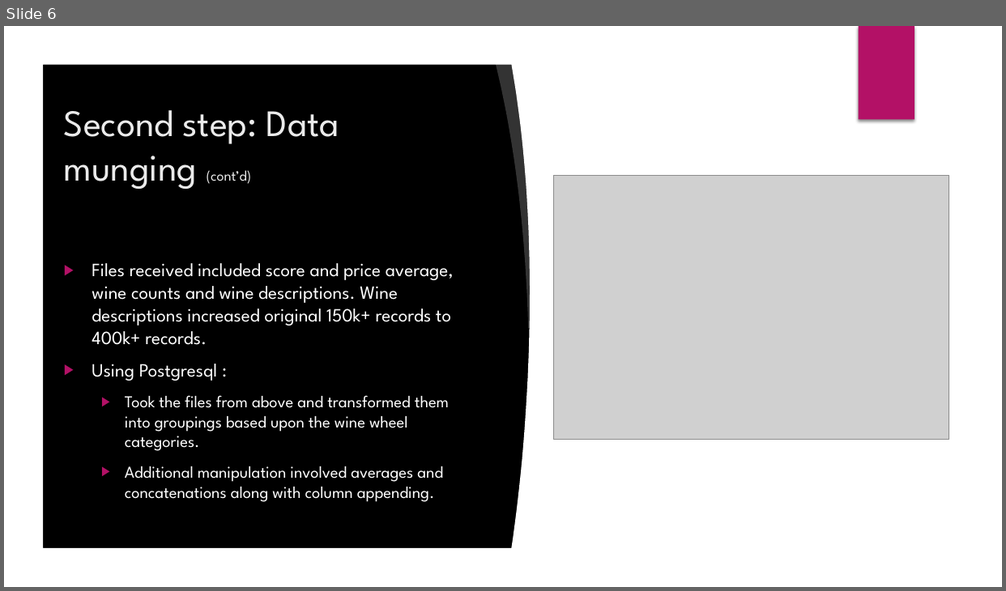
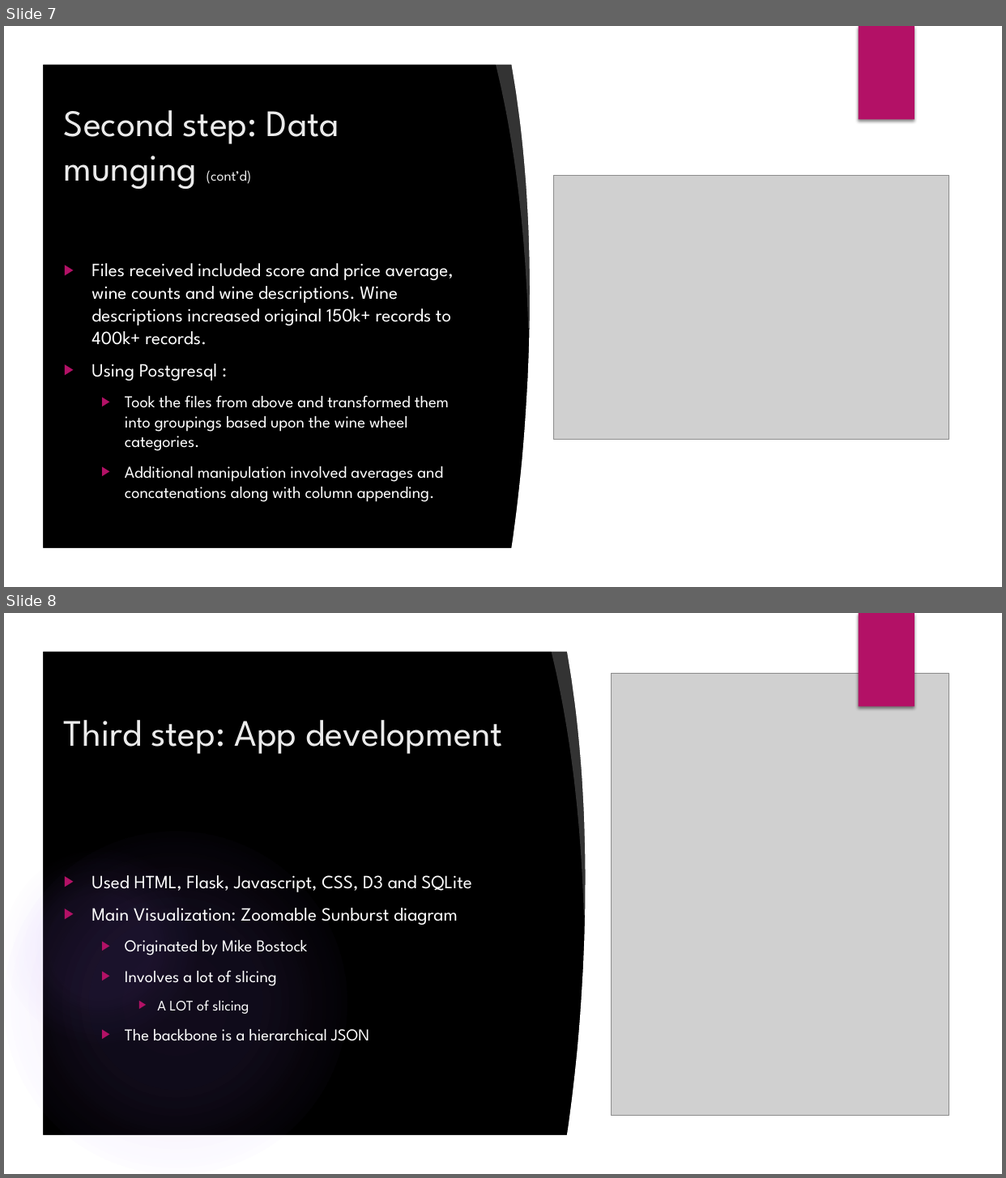
Before and after one commit to ariadne27/3M_Group_Project, a slide deck: Wine App.pptx. Shown one above the other, each under a label of ours: slide 6 before the commit, slides 7 and 8 after it. The pictures are 1006x591 and 1006x1178 pixels, drawn with LibreOffice and Linux fonts; fonts in the diff are those of the drawing; grey boxes stand for pictures; background and template pictures are left out. Boxes give left, top, right and bottom in pixels: in the first picture for what was removed or moved away, otherwise in the second. Text is boxed around its words. In the diff, an @@ line names an element or a change of style, - is before the commit and + after.

```diff
--- a/Wine App.pptx
+++ b/Wine App.pptx
@@ slide 8 added at [4,613,1002,1174], background picture (left out); not listed: 7 template elements that a slide beside it also shows @@
@@ freeform shape added at [4,613,1002,1174], fill #FFFFFF @@
@@ rectangle added at [859,613,914,707], fill #B31166 @@
@@ freeform shape added at [551,645,608,917], fill #FFFFFF at 20% opacity @@
@@ freeform shape added at [566,646,967,1142], fill #FFFFFF @@
@@ picture added at [612,673,948,1116] @@
@@ title added at [64,720,503,754], 36 pt, text #EBEBEB @@
+Third step: App development
@@ ellipse added at [4,832,347,1174], fill gradient #9B6BF2 @@
@@ ellipse added at [4,850,197,1043], fill gradient #9B6BF2 @@
@@ text added at [91,875,472,1041], 18 pt, text #FFFFFF @@
+▶ Used HTML, Flask, Javascript, CSS, D3 and SQLite
+▶ Main Visualization: Zoomable Sunburst diagram
+  ▶ Originated by Mike Bostock
+  ▶ Involves a lot of slicing
+    ▶ A LOT of slicing
+  ▶ The backbone is a hierarchical JSON
@@ what was slide 6 is now slide 7 @@
```
Also in this commit, not shown: 2 slides changed, 3 other slides added, 4 other files.
